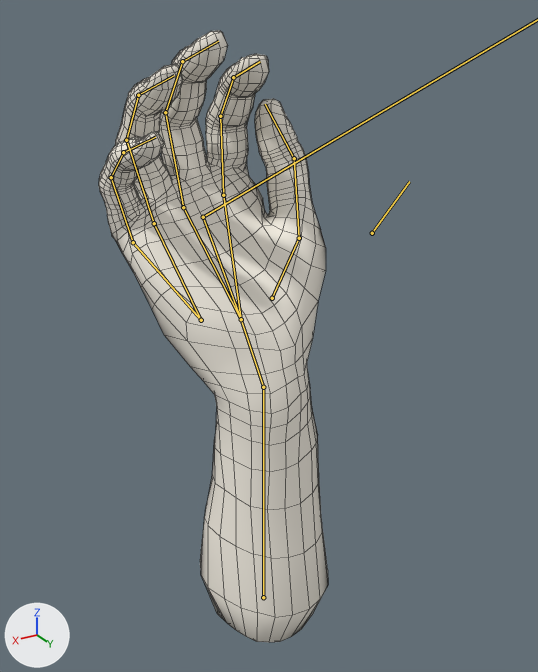
Renders of the Blender file hand.blend from each side of a commit.
Camera for both pictures: a camera (50 mm lens) standing at (0.151, 0.257, 0.153) and looking at (-0.011, -0.013, 0.018). The lights are fixed; the arrows at lower left show +X, +Y and +Z. Both versions are drawn at the pose saved in each file; the numbers are the values there. The bones that bend it are drawn over the model as lines. Mesh edges are drawn as thin lines.

Names of what the first picture shows: 'HandMesh'.
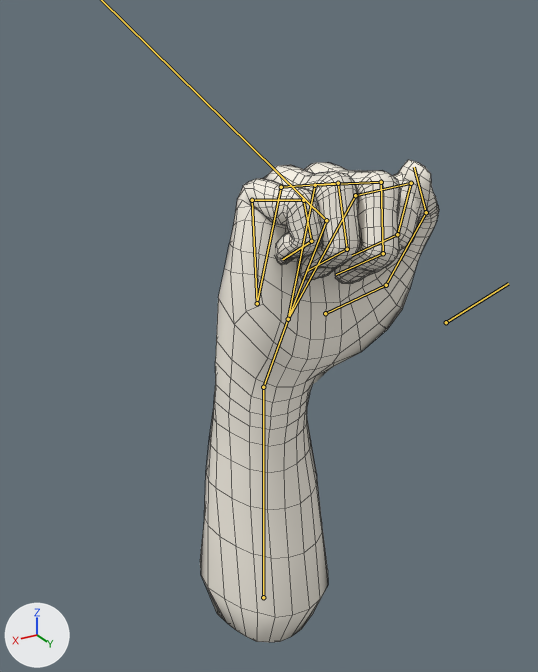
Where the change shows, as pixel boxes [x1, y1, x2, y2] in the pictures (538 x 672 px):
'HandMesh', posed (21% shorter): before [99, 30, 328, 642]; after [200, 160, 439, 642]
bone 'wrist.R', root to tip: before (263, 387) to (241, 319); after (263, 387) to (288, 319)
bone 'finger2-1.R', root to tip: before (223, 195) to (220, 116); after (355, 195) to (411, 183)
bone 'finger3-1.R', root to tip: before (183, 207) to (165, 112); after (315, 185) to (381, 182)
bone 'finger4-1.R', root to tip: before (154, 223) to (126, 140); after (281, 187) to (338, 183)
bone 'finger5-1.R', root to tip: before (133, 242) to (111, 177); after (252, 200) to (303, 200)
bone 'finger1.R', root to tip: before (372, 233) to (409, 181); after (446, 322) to (508, 283)

The change, as a list of edits to the scene's bpy script:
```text
Change bone_wrist_r:
    where bone_wrist_r = bpy.data.objects['Hand'].pose.bones['wrist.R']  # child of 'lowerarm02.R'
    bone_wrist_r.rotation_quaternion: (1.0, -0.056, 0.0, -0.392) -> (1.0, 0.127, 0.0, -0.059)  # degrees (-6, -2, -43) -> degrees (14, 1, -7)
Change bone_finger2_1_r:
    where bone_finger2_1_r = bpy.data.objects['Hand'].pose.bones['finger2-1.R']  # child of 'metacarpal1.R'
    bone_finger2_1_r.rotation_quaternion: (1.0, 0.231, 0.0, 0.0) -> (1.0, 0.698, 0.0, 0.0)  # degrees (26, 0, 0) -> degrees (70, 0, 0)
Change bone_finger3_1_r:
    where bone_finger3_1_r = bpy.data.objects['Hand'].pose.bones['finger3-1.R']  # child of 'metacarpal2.R'
    bone_finger3_1_r.rotation_quaternion: (1.0, 0.231, 0.0, 0.0) -> (1.0, 0.698, 0.0, 0.0)  # degrees (26, 0, 0) -> degrees (70, 0, 0)
Change bone_finger4_1_r:
    where bone_finger4_1_r = bpy.data.objects['Hand'].pose.bones['finger4-1.R']  # child of 'metacarpal3.R'
    bone_finger4_1_r.rotation_quaternion: (1.0, 0.231, 0.0, 0.0) -> (1.0, 0.698, 0.0, 0.0)  # degrees (26, 0, 0) -> degrees (70, 0, 0)
Change bone_finger5_1_r:
    where bone_finger5_1_r = bpy.data.objects['Hand'].pose.bones['finger5-1.R']  # child of 'metacarpal4.R'
    bone_finger5_1_r.rotation_quaternion: (1.0, 0.231, 0.0, 0.0) -> (1.0, 0.698, 0.0, 0.0)  # degrees (26, 0, 0) -> degrees (70, 0, 0)
Change bone_finger1_r:
    where bone_finger1_r = bpy.data.objects['Hand'].pose.bones['finger1.R']  # child of 'wrist.R'
    bone_finger1_r.rotation_quaternion: (1.0, 0.166, 0.0, 0.0) -> (1.0, 0.355, 0.0, 0.0)  # degrees (19, 0, 0) -> degrees (39, 0, 0)
```
